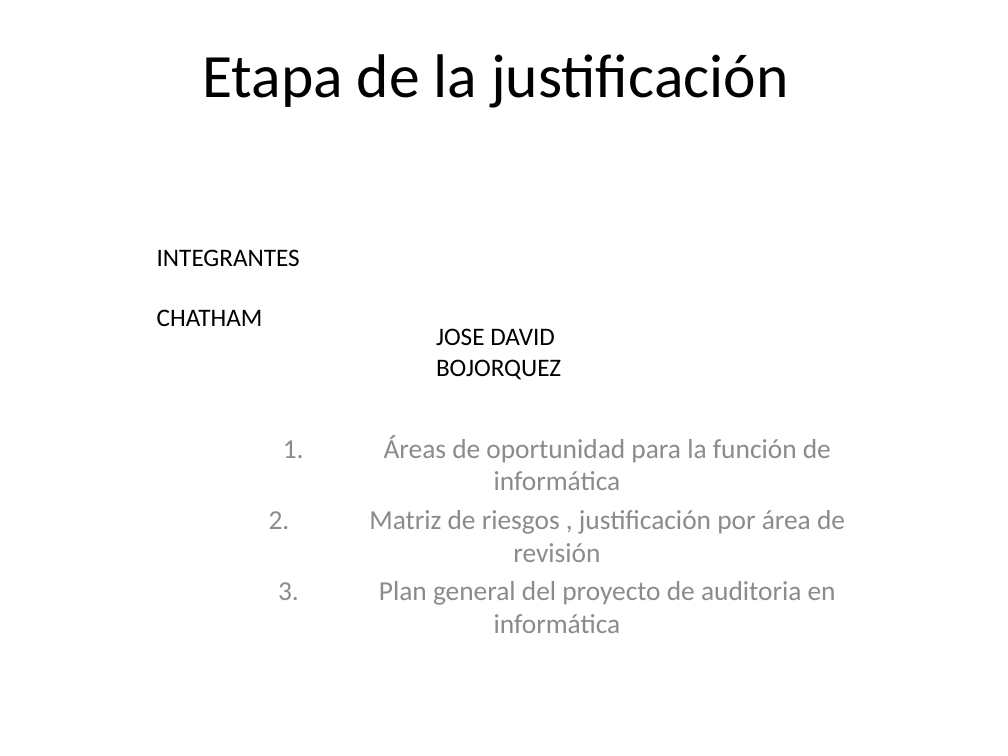
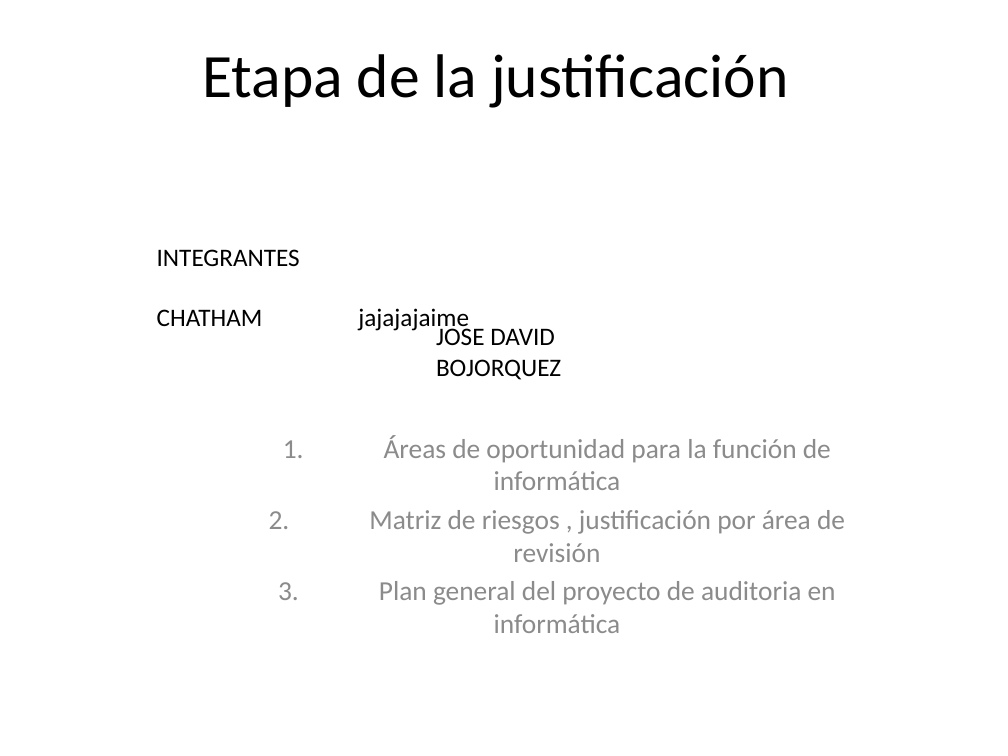
Before and after one commit to lc850/auditoria, a slide deck: slide 1 of 7 - Etapa de la justificación.pptx. Drawn at 1008x756 pixels with LibreOffice and Linux fonts; fonts in the diff are those of the drawing. Boxes give left, top, right and bottom in pixels: in the first picture for what was removed or moved away, otherwise in the second. Text is boxed around its words. In the diff, an @@ line names an element or a change of style, - is before the commit and + after.

Commit message:
jajaj

```diff
--- a/7 - Etapa de la justificación.pptx
+++ b/7 - Etapa de la justificación.pptx
@@ text at <box>157,308,469,333</box>: text changed @@
-CHATHAM
+CHATHAM jajajajaime
```
